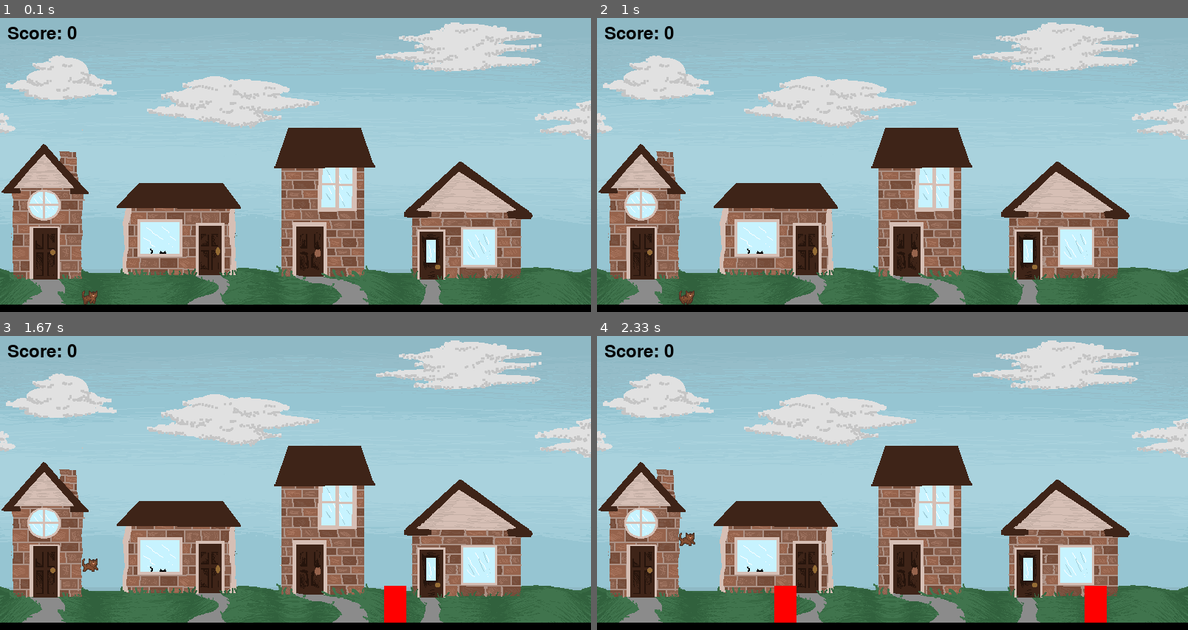
Above: before the commit, frames 1-4 (two rows, left to right).
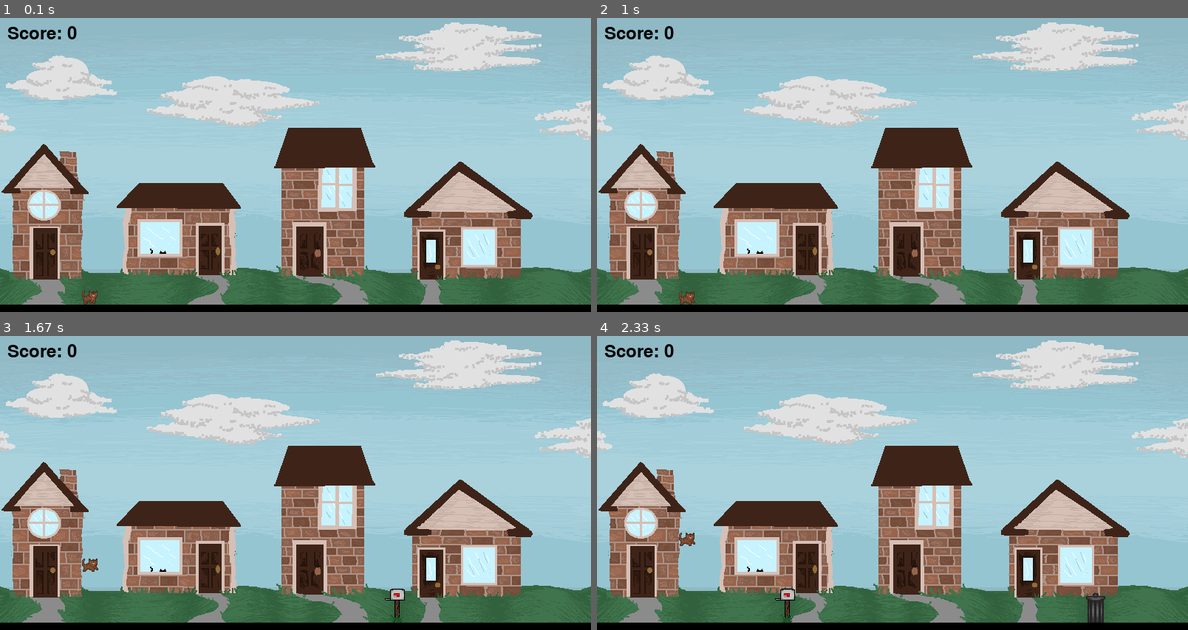
Above: after the commit, the same moments.

Repository: AGLovett/FinalProject
Game: pygame game, started from src/KittyRun.py
The game is run twice, just before and just after one commit, with the same random seed, the same clock (stepped at 60 frames per second) and the same inputs.
Inputs:
- Up to frame 1 (0.1 s): no input
- Up to frame 2 (1 s): tap Space at 0.33, 0.73 s
- Up to frame 3 (1.67 s): tap Space at 1.03, 1.23, 1.57 s
- Up to frame 4 (2.33 s): tap Space at 1.87, 2.07 s

Frame 1 is identical in both runs. In frame 2, less than 0.1% of the frame differs, in the area x 13-17%, y 92-98%; in frame 3, 0.5%; in frame 4, 0.9%, in the area x 30-87%, y 84-98%.

Commit message:
added in custome obstcles!

Diff:
--- a/src/KittyRun.py
+++ b/src/KittyRun.py
@@ -23,10 +23,17 @@
 BG_WIDTH = BACKGROUND_IMG.get_width()
 BACKGROUND_IMG = pygame.transform.scale(BACKGROUND_IMG, (BG_WIDTH, HEIGHT))
 
+#loading obstacle imagies
+OBSTACLE_IMAGES = [
+    pygame.image.load("mailbox.png").convert_alpha(),
+    pygame.image.load("trash.png").convert_alpha(),
+    pygame.image.load("gnome.png").convert_alpha()
+]
+
 #  New Player settings
 PLAYER_WIDTH, PLAYER_HEIGHT = 40, 60
 FRAME_COUNT = 4 # 4 frames in walk cycle
-ANIMATION_SPEED = 5 # might change based on everything else
+ANIMATION_SPEED = 3 # might change based on everything else
 PLAYER_JUMP = -15
 GRAVITY = 1
 
@@ -38,7 +45,7 @@
     PLAYER_FRAMES.append(frame)
 
 # Obstacle settings
-OBSTACLE_WIDTH, OBSTACLE_HEIGHT = 30, 50
+
 OBSTACLE_SPEED = 7
 
 class Background:
@@ -105,8 +112,11 @@
 
         self.updated_animation()
 class Obstacle:
-    def __init__(self):
-        self.rect = pygame.Rect(WIDTH, HEIGHT - OBSTACLE_HEIGHT - 10, OBSTACLE_WIDTH, OBSTACLE_HEIGHT)
+    def __init__(self, image):
+        self.image = image
+        self.rect = self.image.get_rect()
+        self.rect.bottom = HEIGHT - 10
+        self.rect.left = WIDTH
         self.active = True
         self.passed = False  # Tracks if obstacle was passed
 
@@ -143,7 +153,7 @@
 
         # Spawn obstacles every 60 frames (~1 second at 60 FPS)
         if spawn_timer >= 60:
-            obstacles.append(Obstacle())
+            obstacles.append(Obstacle(random.choice(OBSTACLE_IMAGES)))
             spawn_timer = 0  # Reset timer
 
         # Update player and obstacles
@@ -171,7 +181,7 @@
         WIN.blit(player.image, player.rect)  # Player
 
         for obstacle in obstacles:
-            pygame.draw.rect(WIN, RED, obstacle.rect)
+            WIN.blit(obstacle.image, obstacle.rect)
 
         # Draw score text
         font = pygame.font.Font(None, 36)
Binary file added: src/gnome.png
Binary file added: src/mailbox.png
Binary file added: src/trash.png
